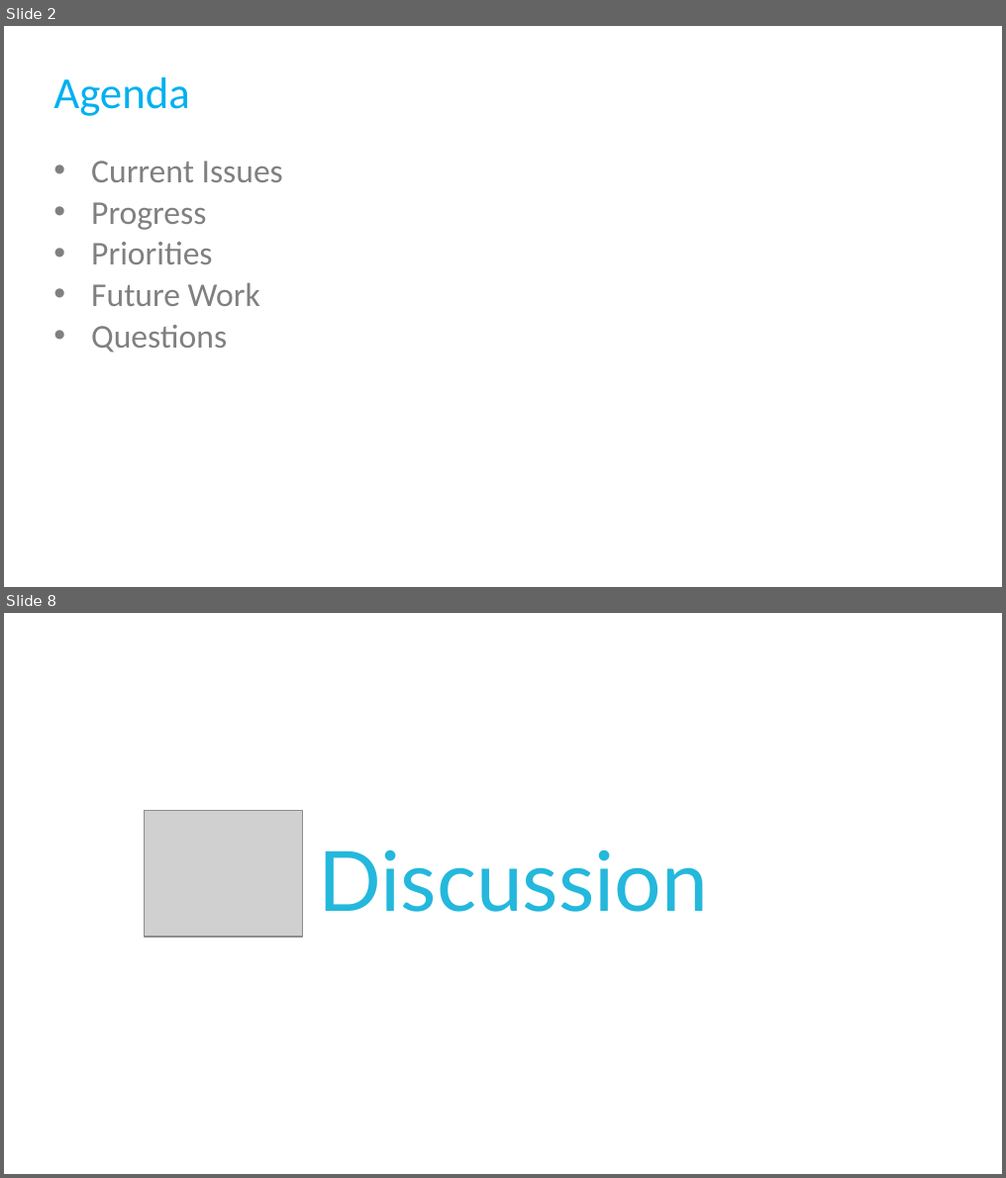
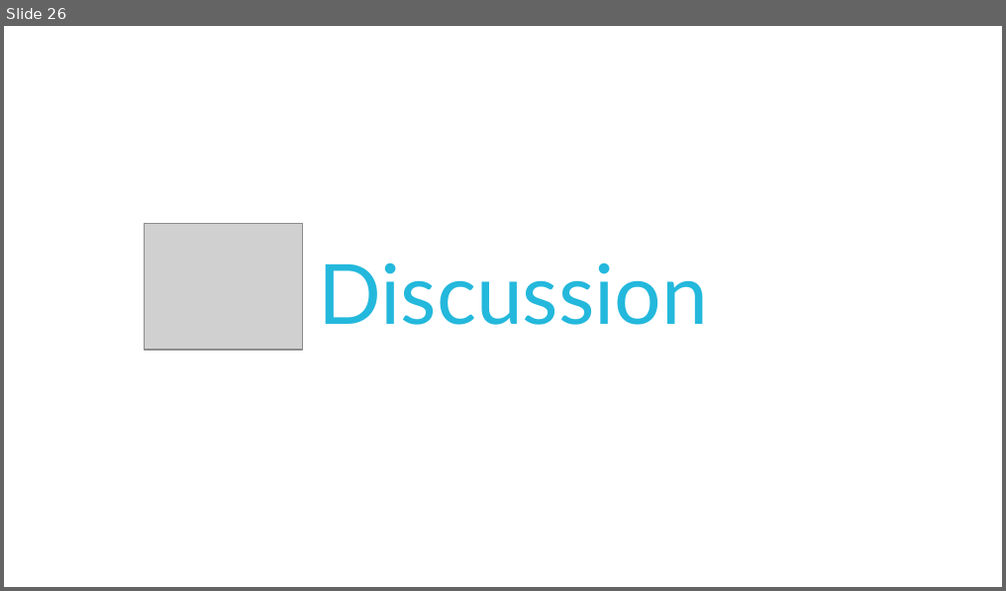
Before and after one commit to AndrewPHunter/ProgrammingPrinciplesAndPatterns, a slide deck: CSharpPractices.pptx. Shown one above the other, each under a label of ours: slides 2 and 8 before the commit, slide 26 after it; the slides between them are not shown. The pictures are 1006x1178 and 1006x591 pixels, drawn with LibreOffice and Linux fonts; fonts in the diff are those of the drawing; grey boxes stand for pictures; background and template pictures are left out. Boxes give left, top, right and bottom in pixels: in the first picture for what was removed or moved away, otherwise in the second. Text is boxed around its words. In the diff, an @@ line names an element or a change of style, - is before the commit and + after.

```diff
--- a/CSharpPractices.pptx
+++ b/CSharpPractices.pptx
@@ slide 2 removed at [4, 26, 1002, 587], background #FFFFFF @@
@@ title removed at [54, 77, 189, 116] @@
-Agenda
@@ text removed at [91, 161, 283, 353] @@
-• Current Issues
-• Progress
-• Priorities
-• Future Work
-• Questions
@@ what was slide 8 is now slide 26 @@
```
Also in this commit, not shown: 25 slides added, 6 other slides removed, 18 other files.
